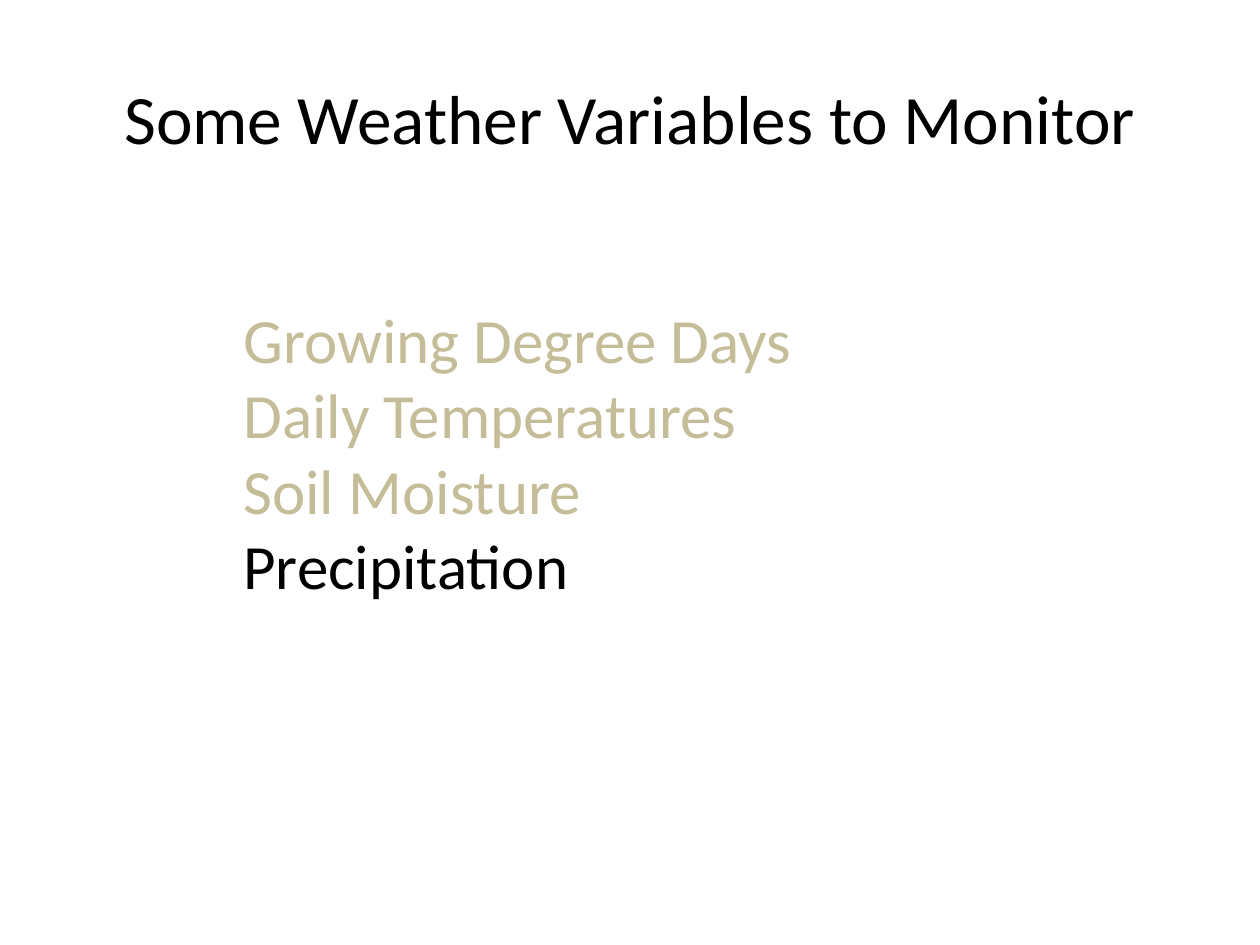
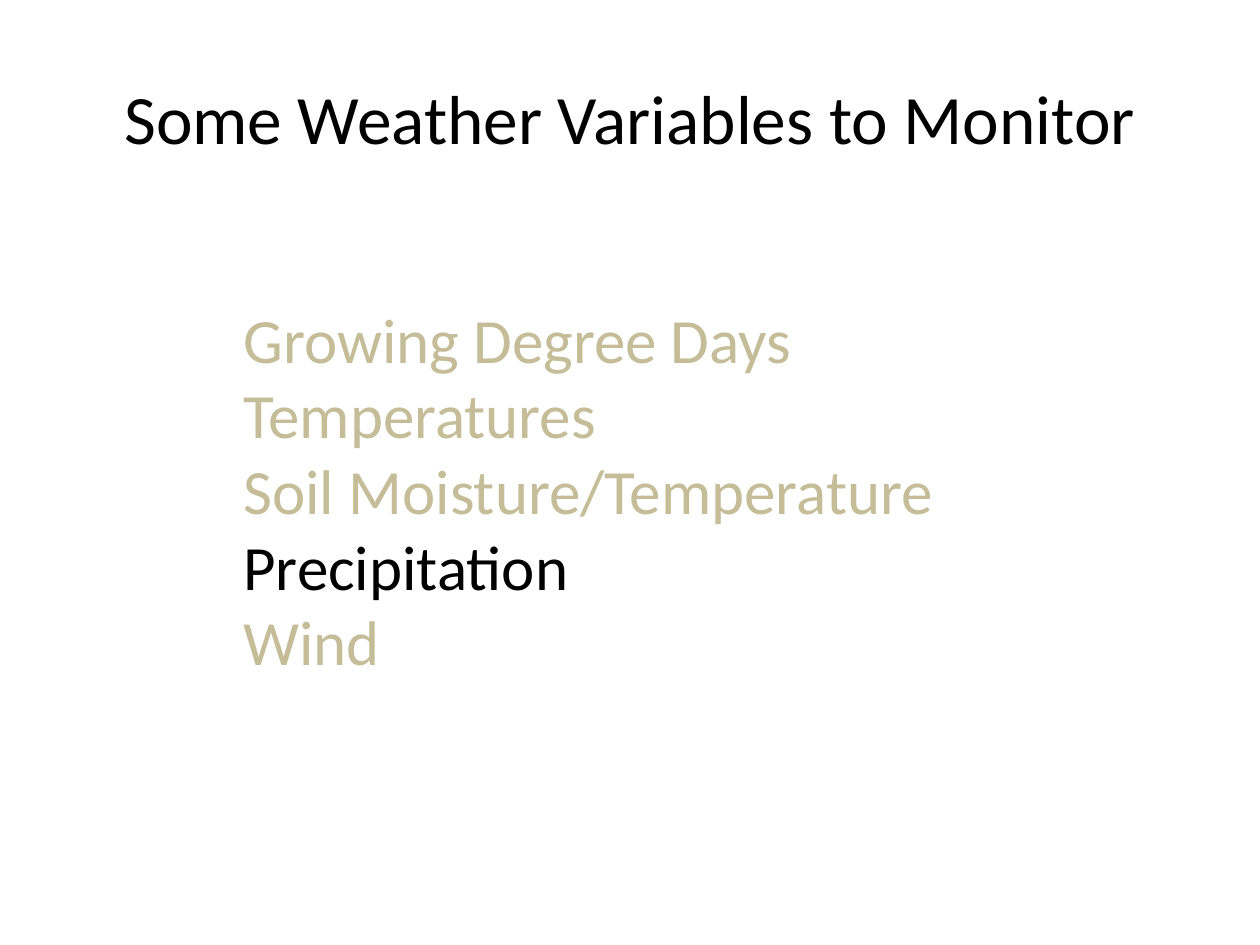
Before and after one commit to akrherz/akrherz, a slide deck: slide 31 of presentations/180301_seiara/herzmann_seiara.pptx (slide 26 before the commit). Drawn at 1260x945 pixels with LibreOffice and Linux fonts; fonts in the diff are those of the drawing. Boxes give left, top, right and bottom in pixels: in the first picture for what was removed or moved away, otherwise in the second. Text is boxed around its words. In the diff, an @@ line names an element or a change of style, - is before the commit and + after.

```diff
--- a/presentations/180301_seiara/herzmann_seiara.pptx
+++ b/presentations/180301_seiara/herzmann_seiara.pptx
@@ text at [243,397,933,524]: text changed @@
-Daily Temperatures
-Soil Moisture
+Temperatures
+Soil Moisture/Temperature
@@ text at [243,621,380,666]: paragraph added @@
+Wind
```
Also in this commit, not shown: 4 other slides changed, 13 slides added, 12 other files.
